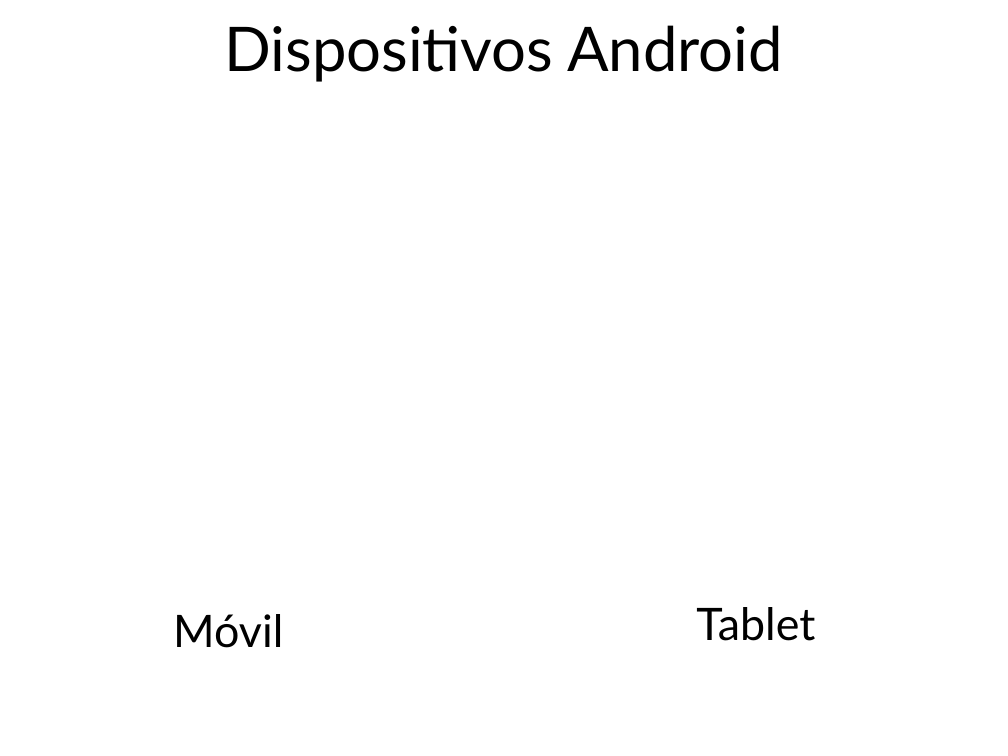
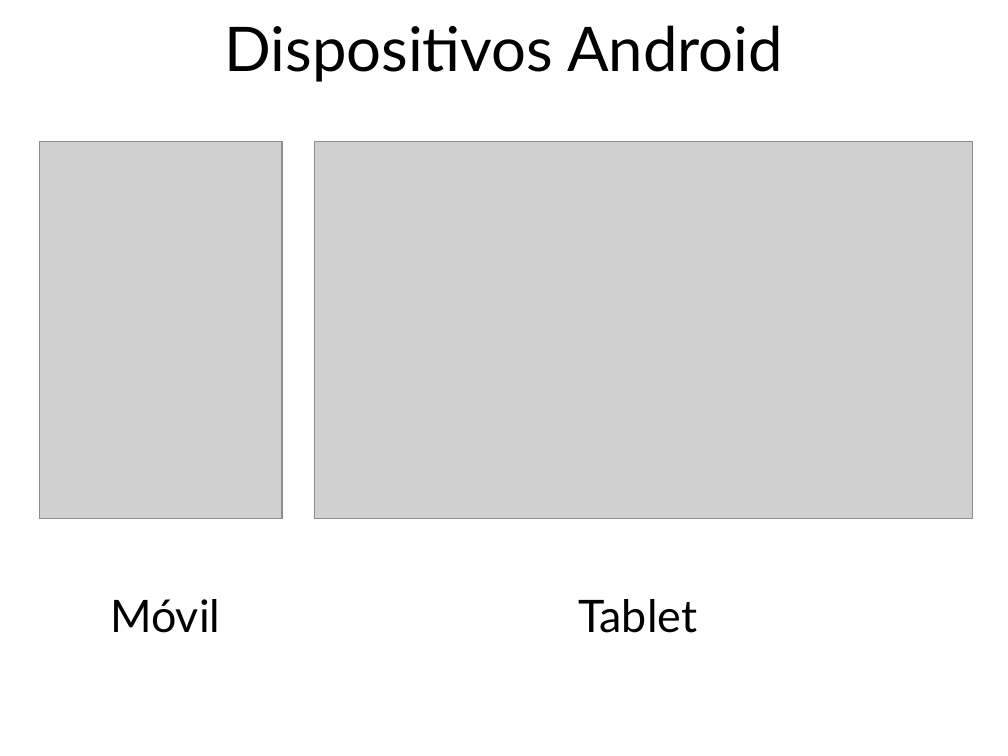
Before and after one commit to MiguelVis/BenitoGG, a slide deck: slide 3 of docs/presentacion.pptx. Drawn at 1008x756 pixels with LibreOffice and Linux fonts; fonts in the diff are those of the drawing; grey boxes stand for pictures. Boxes give left, top, right and bottom in pixels: in the first picture for what was removed or moved away, otherwise in the second. Text is boxed around its words. In the diff, an @@ line names an element or a change of style, - is before the commit and + after.

```diff
--- a/docs/presentacion.pptx
+++ b/docs/presentacion.pptx
@@ picture added at bbox=[39, 142, 282, 519] @@
@@ picture added at bbox=[314, 142, 972, 519] @@
@@ text "Móvil": place and size @@
-text "Móvil" at bbox=[173, 614, 283, 648]
+text "Móvil" at bbox=[110, 599, 220, 633]
@@ text "Tablet": place and size @@
-text "Tablet" at bbox=[696, 607, 815, 641]
+text "Tablet" at bbox=[578, 599, 697, 633]
```
Also in this commit, not shown: 10 other slides changed, 1 other file.
